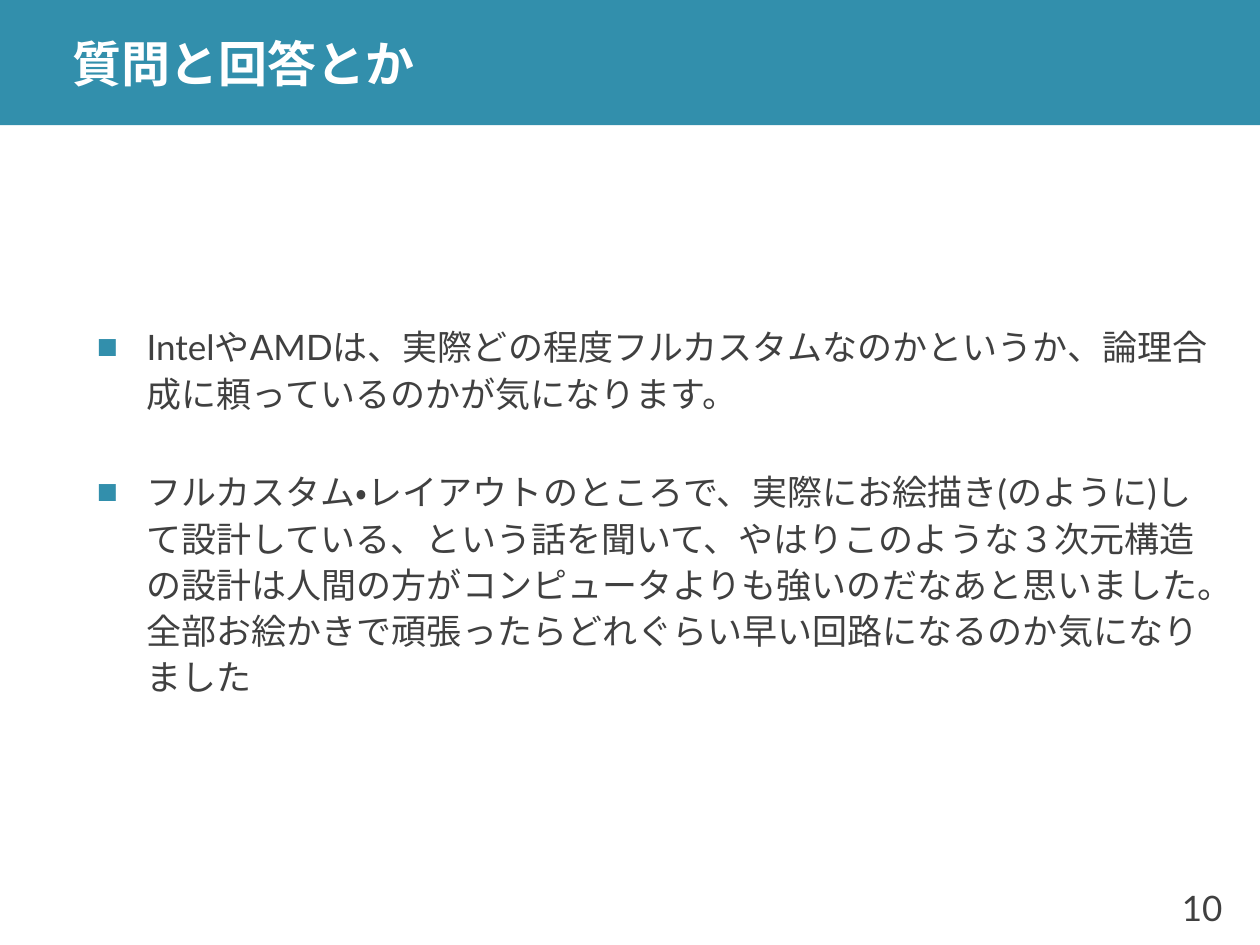
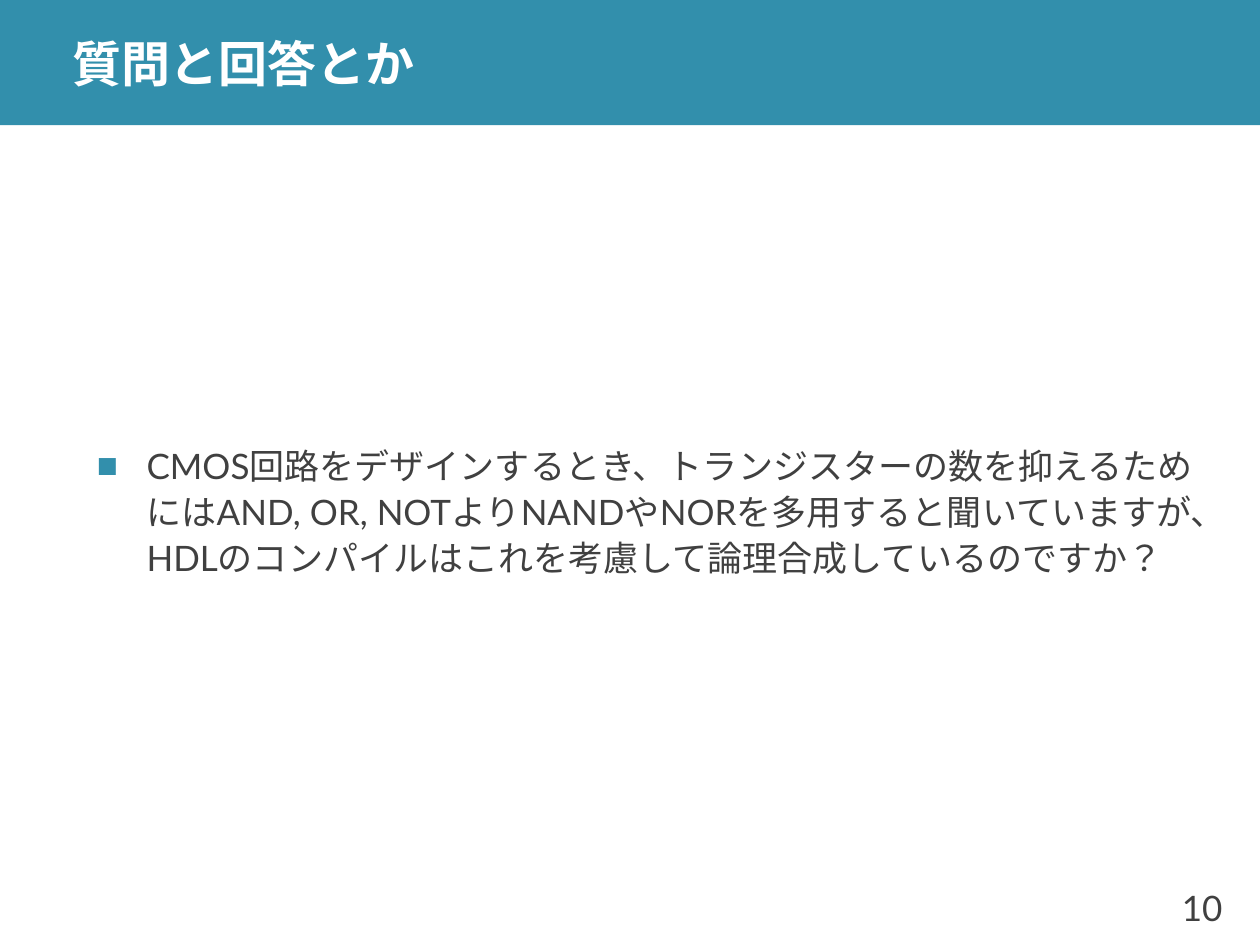
Before and after one commit to shioyadan/advanced-computer-organization, a slide deck: slide 10 of aco-shioya-03.pptx. Drawn at 1260x945 pixels with LibreOffice and Linux fonts; fonts in the diff are those of the drawing. Boxes give left, top, right and bottom in pixels: in the first picture for what was removed or moved away, otherwise in the second. Text is boxed around its words. In the diff, an @@ line names an element or a change of style, - is before the commit and + after.

```diff
--- a/aco-shioya-03.pptx
+++ b/aco-shioya-03.pptx
@@ text at (147, 449, 1226, 574): text changed @@
-■ IntelやAMDは、実際どの程度フルカスタムなのかというか、論理合成に頼っているのかが気になります。
-■ フルカスタム・レイアウトのところで、実際にお絵描き(のように)して設計している、という話を聞いて、やはりこのような３次元構造の設計は人間の方がコンピュータよりも強いのだなあと思いました。全部お絵かきで頑張ったらどれぐらい早い回路になるのか気になりました
+■ CMOS回路をデザインするとき、トランジスターの数を抑えるためにはAND, OR, NOTよりNANDやNORを多用すると聞いていますが、HDLのコンパイルはこれを考慮して論理合成しているのですか？
```
Also in this commit, not shown: 14 other slides changed, 22 slides added, 1 slide removed, 1 other file.
